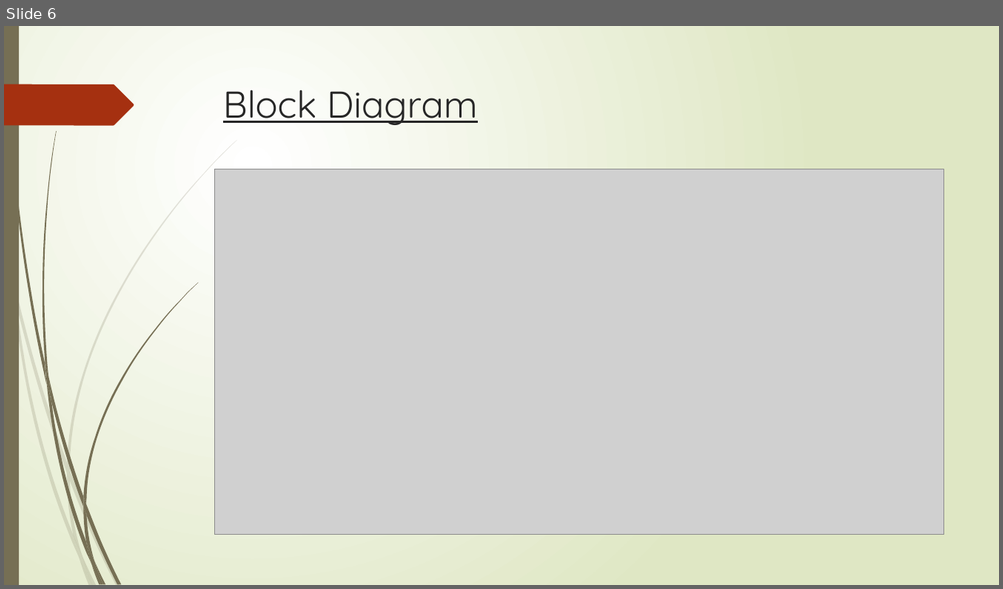
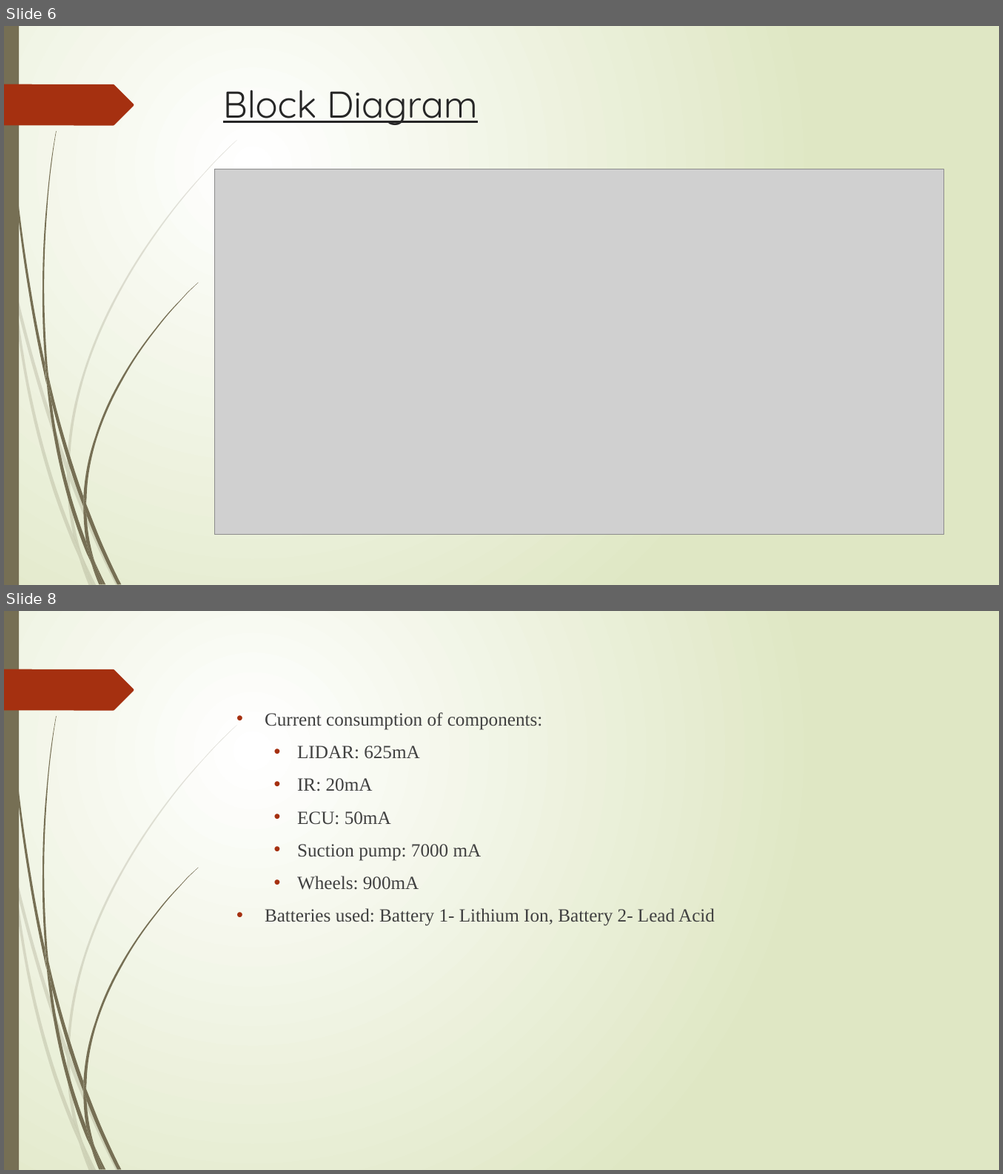
Before and after one commit to VirajSonaje/RobovacSimulation, a slide deck: Presentation on CSE561 Project.pptx. Shown one above the other, each under a label of ours: slide 6 before the commit, slides 6 and 8 after it; the slides between them are not shown. The pictures are 1003x589 and 1003x1174 pixels, drawn with LibreOffice and Linux fonts; fonts in the diff are those of the drawing; grey boxes stand for pictures. Boxes give left, top, right and bottom in pixels: in the first picture for what was removed or moved away, otherwise in the second. Text is boxed around its words. In the diff, an @@ line names an element or a change of style, - is before the commit and + after.

```diff
--- a/Presentation on CSE561 Project.pptx
+++ b/Presentation on CSE561 Project.pptx
@@ slide 8 added at [4, 611, 999, 1170], background gradient #FFFFFF to #DFE8C4; not listed: 24 template elements that a slide beside it also shows @@
@@ text added at [264, 712, 714, 926], 18 pt, text #404040 @@
+• Current consumption of components:
+  • LIDAR: 625mA
+  • IR: 20mA
+  • ECU: 50mA
+  • Suction pump: 7000 mA
+  • Wheels: 900mA
+• Batteries used: Battery 1- Lithium Ion, Battery 2- Lead Acid
```
Also in this commit, not shown: 2 slides changed, 2 other slides added.
